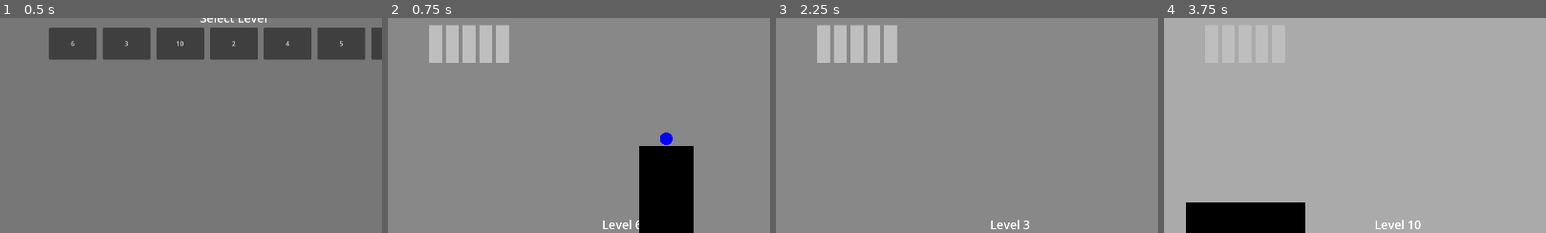
Above: before the commit, frames 1-4 (left to right).
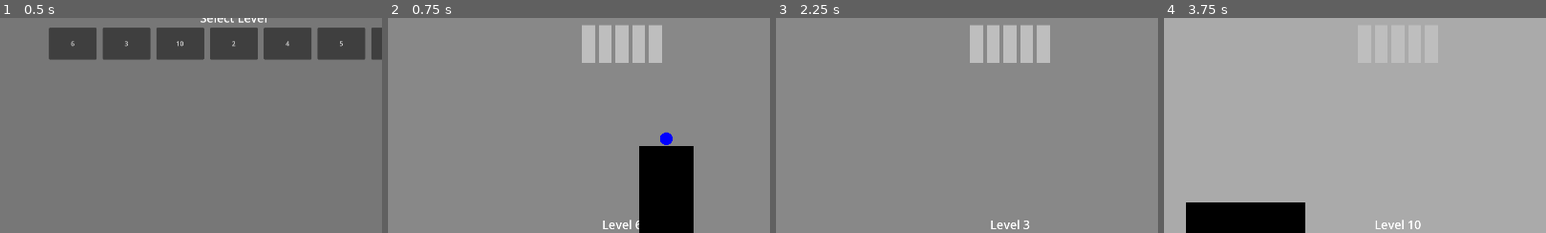
Above: after the commit, the same moments.

Repository: moaatt2/My-First-Game
Game: Godot game, scene res://scenes/level_select_screen.tscn
The game is run twice, just before and just after one commit, with the same random seed, the same clock (stepped at 60 frames per second) and the same inputs. The engine's default icon, where the game draws it, is replaced by a stand-in: a white triangle on a blue panel in a dark square.
Inputs:
- Up to frame 1 (0.5 s): no input
- Up to frame 2 (0.75 s): click "6" at 0.5 s
- Up to frame 3 (2.25 s): click "Back" at 1.25 s; click "3" at 2 s
- Up to frame 4 (3.75 s): click "Back" at 2.75 s; click "10" at 3.5 s
The pictures show only the part of the screen within x 19-69%, y 2-52%; the shares and areas given below are measured in that part.

Frame 1 is identical in both runs. In frame 2, 5.9% of the frame differs, in the area x 10-72%, y 3-21%; in frame 3, 5.9%; in frame 4, less than 0.1%.

Commit message:
Update info overlay to properly center charge counters.

Diff:
--- a/scenes/info_overlay.tscn
+++ b/scenes/info_overlay.tscn
@@ -6,9 +6,9 @@
 script = ExtResource("1_0q13e")
 
 [node name="HBoxContainer" type="HBoxContainer" parent="."]
-offset_left = 260.0
+offset_left = 302.0
 offset_top = 40.0
-offset_right = 892.0
+offset_right = 1618.0
 offset_bottom = 134.0
 theme_override_constants/separation = 10
 alignment = 1
